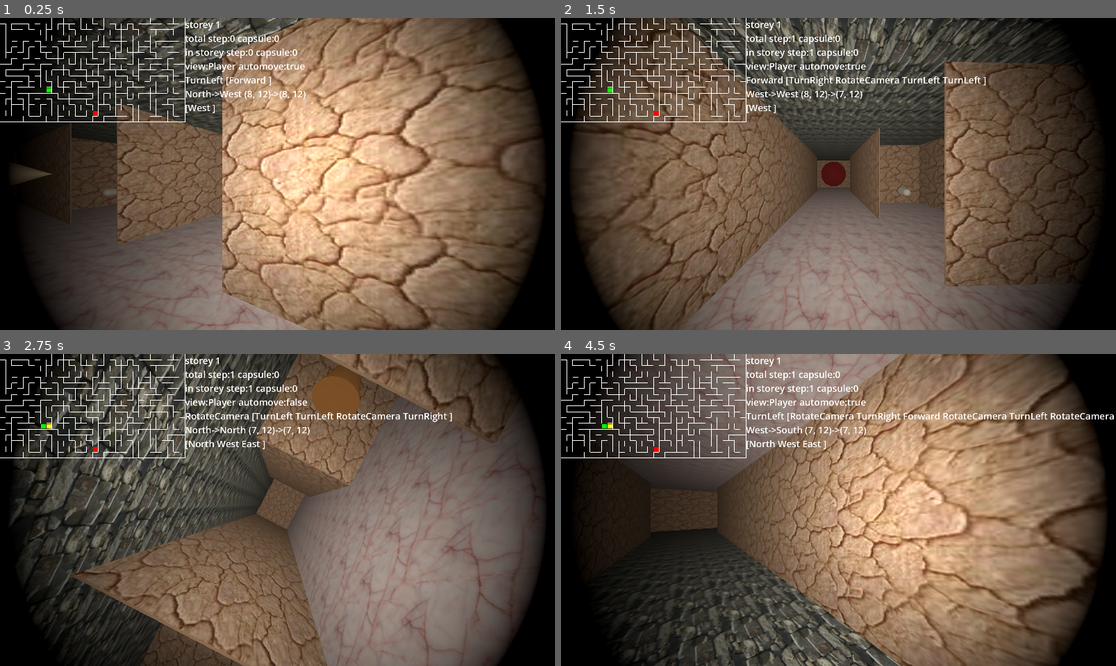
Above: before the commit, frames 1-4 (two rows, left to right).
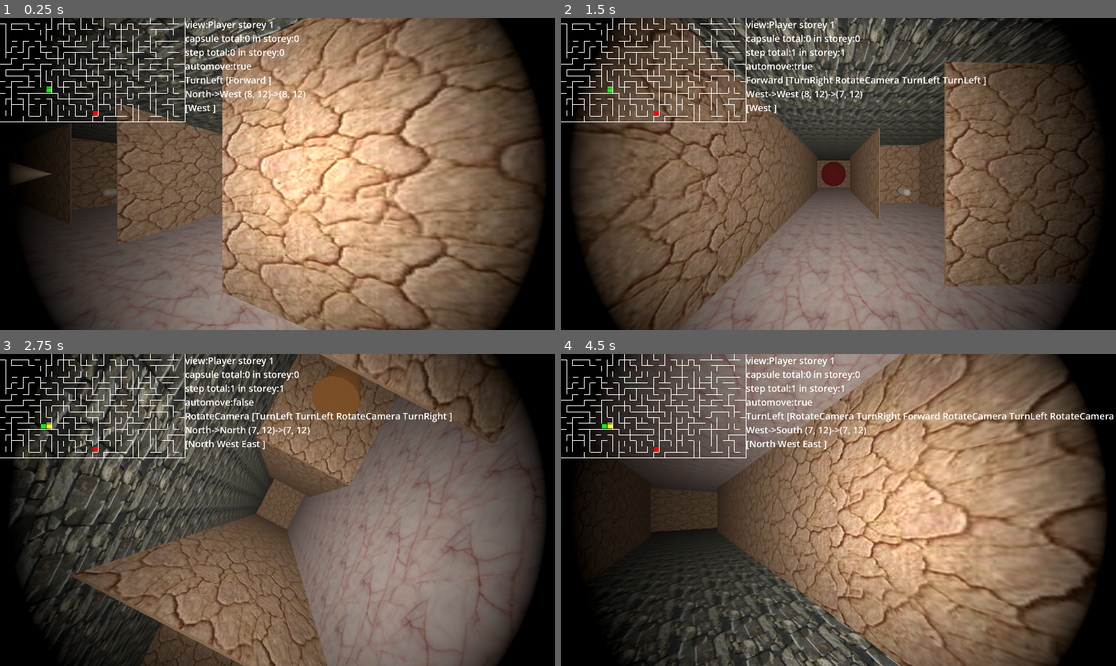
Above: after the commit, the same moments.

Repository: kasworld/gd4maze3d
Game: Godot game, scene res://main.tscn
The game is run twice, just before and just after one commit, with the same random seed, the same clock (stepped at 60 frames per second) and the same inputs.
Inputs (mouse positions are in pixels of both pictures, inside the frame that each line leads up to):
- Up to frame 1 (0.25 s): no input
- Up to frame 2 (1.5 s): tap Enter at 0.5 s; move the mouse to (960, 158) at 0.52 s; hold Right 0.53-1.28 s; tap 1 at 0.6 s; click (960, 158) at 0.67 s; tap Space at 0.77 s; move the mouse to (727, 189) at 1.27 s; hold Down from 1.28 s (still down); tap 2 at 1.35 s
- Up to frame 3 (2.75 s): tap Space at 1.52 s; move the mouse to (333, 441) at 2.02 s; release Down at 2.03 s; hold Right from 2.03 s (still down); tap 3 at 2.1 s
- Up to frame 4 (4.5 s): move the mouse to (810, 572) at 2.77 s; release Right at 2.78 s; hold Up 2.78-3.53 s; tap 1 at 2.85 s; click (810, 572) at 2.92 s; tap Space at 3.02, 3.77 s; move the mouse to (1005, 556) at 3.52 s; hold Left from 3.53 s (still down); tap 2 at 3.6 s; move the mouse to (672, 463) at 4.27 s; tap 3 at 4.35 s

The runs differ from the first frame. In frame 1, 1.0% of the frame differs, in the area x 33-56%, y 0-31%; in frame 2, 1.1%, in the area x 33-76%, y 0-31%; in frame 3, 1.1%; in frame 4, 1.1%.

Commit message:
step move to character

Diff:
--- a/character.gd
+++ b/character.gd
@@ -22,6 +22,9 @@
 var pos_new :Vector2i
 var camera_up :bool
 
+var total_step :int
+var step_in_storey :int
+
 var act_start_time :float # unixtime sec
 var act_current : Act
 
@@ -43,6 +46,7 @@
 	pos_new = pos_old
 	dir_old = Storey.Dir.North
 	dir_new = dir_old
+	step_in_storey = 0
 
 func new_cylinder(h :float, r :float, co :Color)->MeshInstance3D:
 	var mat = StandardMaterial3D.new()
@@ -86,6 +90,8 @@
 			Act.Forward:
 				if can_move(dir_old):
 					pos_new = pos_old + Storey.Dir2Vt[dir_old]
+					total_step += 1
+					step_in_storey += 1
 				else :
 					act_current = Act.None
 			Act.TurnLeft:
@@ -98,7 +104,8 @@
 	return false
 
 func info_str()->String:
-	return "automove:%s\n%s [%s]\n%s->%s (%d, %d)->(%d, %d)\n[%s]" % [
+	return "step total:%d in storey:%d\nautomove:%s\n%s [%s]\n%s->%s (%d, %d)->(%d, %d)\n[%s]" % [
+		total_step, step_in_storey,
 		auto_move,
 		act2str(act_current), queue_to_str(),
 		Storey.dir2str(dir_old), Storey.dir2str(dir_new),
--- a/main.gd
+++ b/main.gd
@@ -2,9 +2,7 @@
 
 # stats
 var storey_score :int
-var total_step :int
 var total_capsule :int
-var step_in_storey :int
 var capsule_in_storey :int
 
 var storey_scene = preload("res://storey.tscn")
@@ -51,7 +49,6 @@
 	minimap.init(storey)
 	$Label.position.x = minimap.get_width()
 	storey_score += 1
-	step_in_storey = 0
 	capsule_in_storey = 0
 
 	for i in PlayerCount:
@@ -81,9 +78,6 @@
 		pl.ai_act()
 		if pl.start_new_act(): # new act start
 			ani_dur = 0
-			if i == 0 && pl.act_current == Character.Act.Forward :
-				total_step += 1
-				step_in_storey += 1
 		if pl.act_current != Character.Act.None :
 			animate_act(pl, ani_dur)
 	update_info(player_list[0])
@@ -120,11 +114,9 @@
 		pass
 
 func update_info(pl :Character)->void:
-	$Label.text = "storey %d\ntotal step:%s capsule:%d\nin storey step:%d capsule:%d\nview:%s %s" % [
-		storey_score,
-		total_step, total_capsule,
-		step_in_storey, capsule_in_storey,
+	$Label.text = "view:%s storey %d\ncapsule total:%d in storey:%d\n%s" % [
 		ViewMode.keys()[view_mode],
+		storey_score, total_capsule, capsule_in_storey,
 		pl.info_str()]
 
 func animate_act(pl :Character, dur :float)->void:
